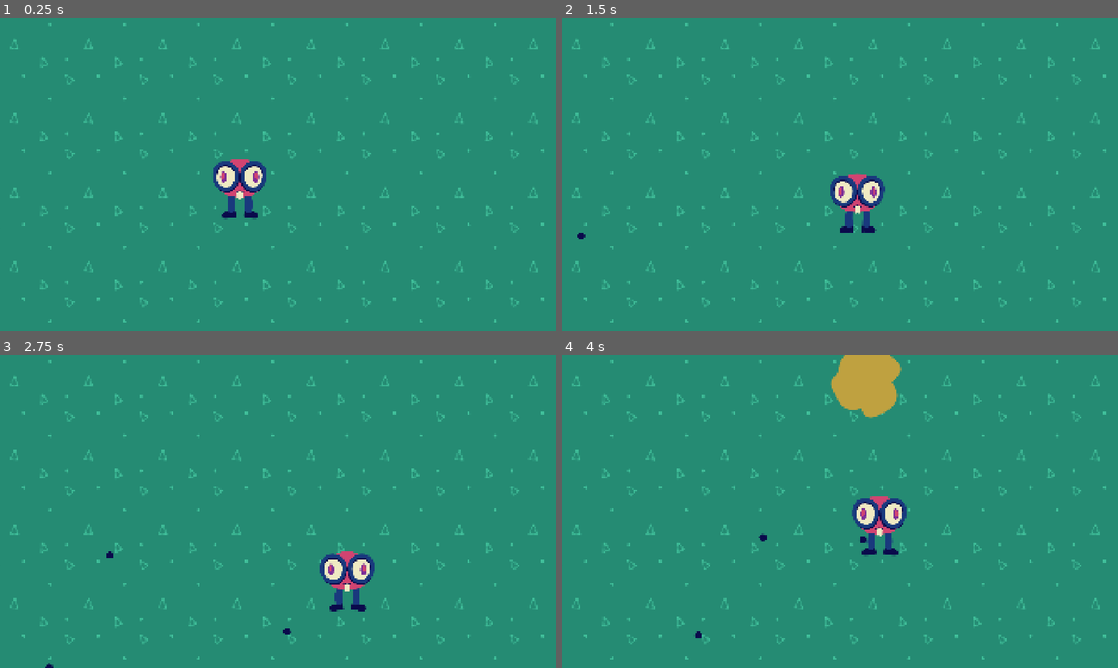
Above: before the commit, frames 1-4 (two rows, left to right).
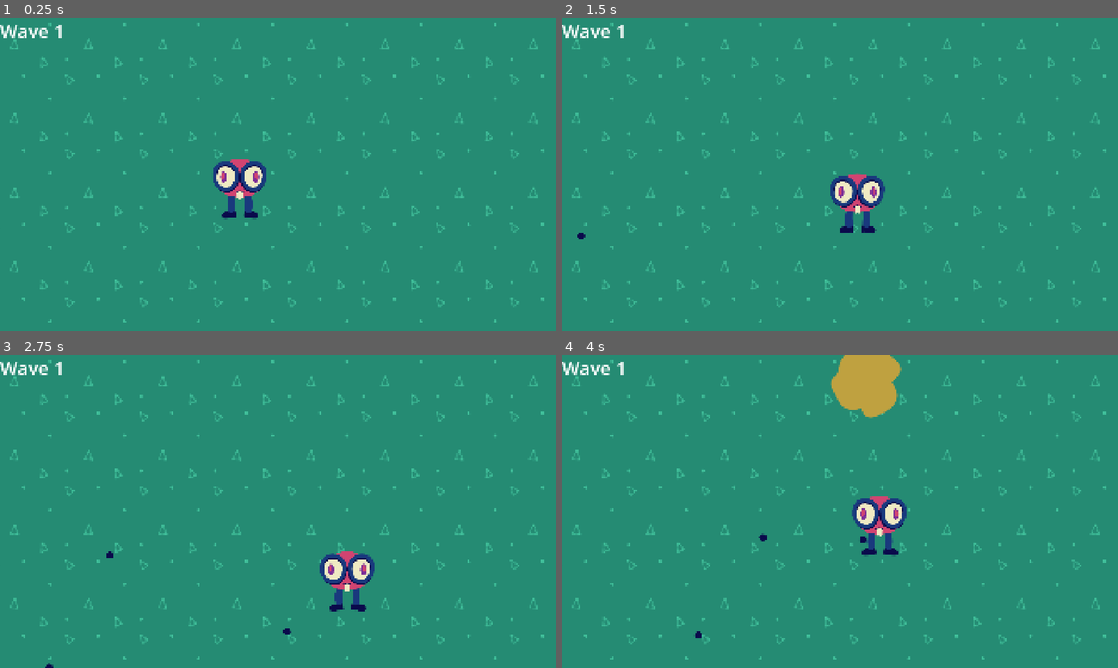
Above: after the commit, the same moments.

Repository: squarepear/ggj-26
Game: Godot game, scene res://world/world.tscn
The game is run twice, just before and just after one commit, with the same random seed, the same clock (stepped at 60 frames per second) and the same inputs.
Inputs:
- Up to frame 1 (0.25 s): no input
- Up to frame 2 (1.5 s): tap Enter at 0.5 s; hold D (move_right) 0.53-1.28 s; hold S (move_down) from 1.28 s (still down)
- Up to frame 3 (2.75 s): release S (move_down) at 2.03 s; hold D (move_right) from 2.03 s (still down)
- Up to frame 4 (4 s): release D (move_right) at 2.78 s; hold W (move_up) 2.78-3.53 s; hold A (move_left) from 3.53 s (still down)

The runs differ from the first frame. In frame 1, 0.2% of the frame differs, in the area x 0-12%, y 2-7%; in frame 2, 0.2%; in frame 3, 0.2%; in frame 4, 0.2%.

Commit message:
Display wave label

Diff:
--- a/project/bullet/wave_generator.gd
+++ b/project/bullet/wave_generator.gd
@@ -2,6 +2,8 @@
 extends Node
 
 const BOUNDARY_OFFSET := 64.0
+
+var _current_wave: int = 0
 
 @export var _bullet_scenes: Array[PackedScene] = []
 @export var _wave_component: WaveComponent
@@ -12,6 +14,7 @@
 
 
 func generate() -> void:
+	_current_wave += 1
 	for i in 5:
 		_wave_component.add_spawner(_get_random_spawn_point(), _bullet_scenes[0])
 
@@ -37,3 +40,7 @@
 	pos -= boundary.size.y
 
 	return boundary.position + Vector2.DOWN * pos + Vector2.RIGHT * boundary.size.x
+
+
+func get_current_wave() -> int:
+	return _current_wave
--- a/project/world/world.gd
+++ b/project/world/world.gd
@@ -12,3 +12,8 @@
 func next_wave() -> void:
 	_wave_generator.generate()
 	_wave_component.start()
+	_display_wave_label()
+
+
+func _display_wave_label() -> void:
+	%WaveLabel.text = "Wave " + str(_wave_generator.get_current_wave())
--- a/project/world/world.tscn
+++ b/project/world/world.tscn
@@ -37,3 +37,11 @@
 _bullet_scenes = Array[PackedScene]([ExtResource("5_mmdvd")])
 _wave_component = NodePath("../WaveComponent")
 metadata/_custom_type_script = "uid://clntnlnf2eit2"
+
+[node name="CanvasLayer" type="CanvasLayer" parent="." unique_id=499848769]
+
+[node name="WaveLabel" type="Label" parent="CanvasLayer" unique_id=853986234]
+unique_name_in_owner = true
+offset_right = 40.0
+offset_bottom = 23.0
+theme_override_font_sizes/font_size = 64
